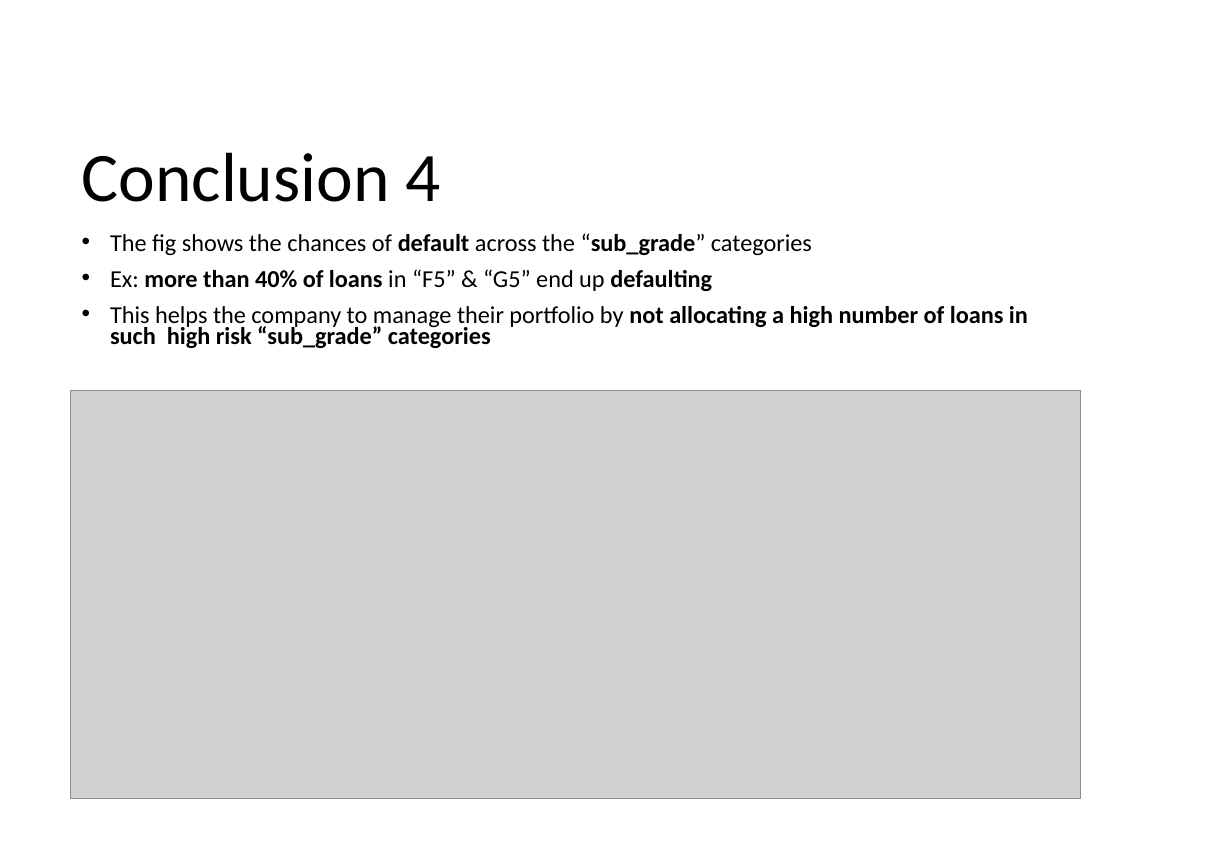
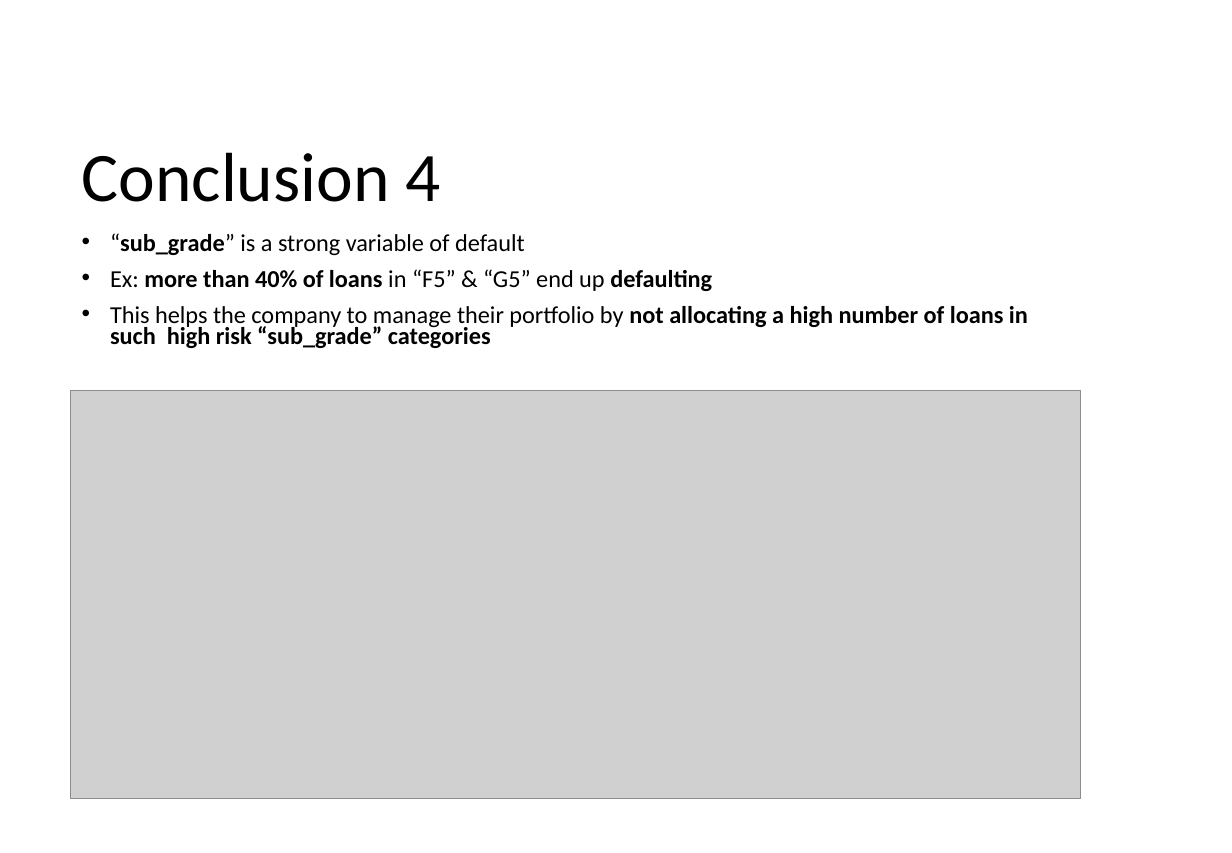
Before and after one commit to krishnajiraoh/upGrad_lending_club_case_study, a slide deck: slide 4 of Insights.pptx. Drawn at 1232x853 pixels with LibreOffice and Linux fonts; fonts in the diff are those of the drawing; grey boxes stand for pictures. Boxes give left, top, right and bottom in pixels: in the first picture for what was removed or moved away, otherwise in the second. Text is boxed around its words. In the diff, an @@ line names an element or a change of style, - is before the commit and + after.

```diff
--- a/Insights.pptx
+++ b/Insights.pptx
@@ text at (x1=110, y1=233, x2=525, y2=255): text changed @@
-• The fig shows the chances of default across the “sub_grade” categories
+• “sub_grade” is a strong variable of default
```
Also in this commit, not shown: 6 other slides changed, 2 slides added.
